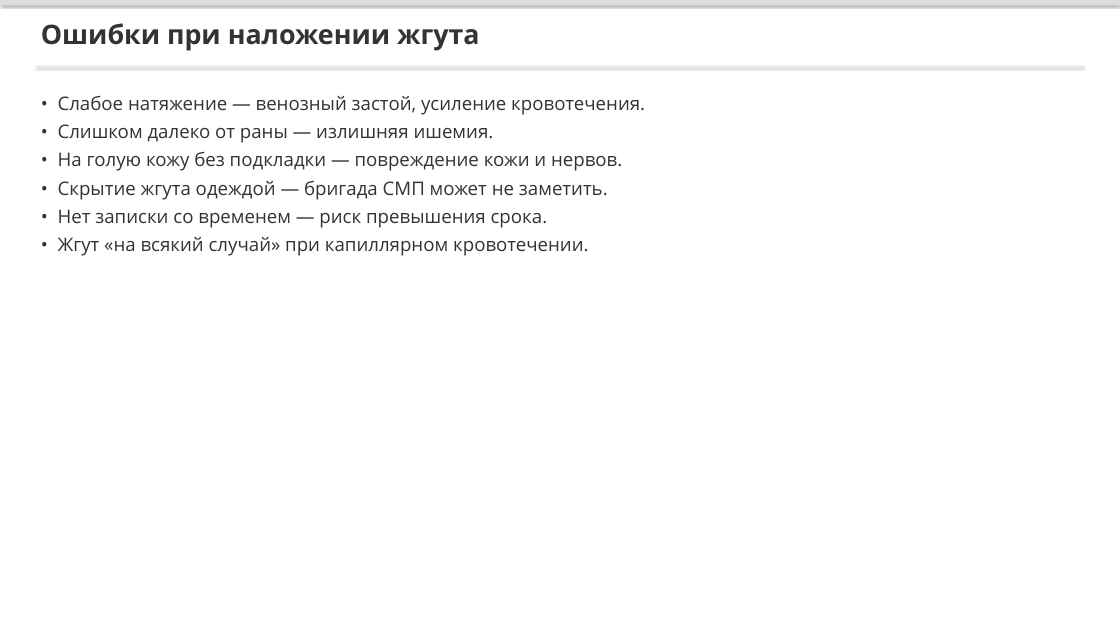
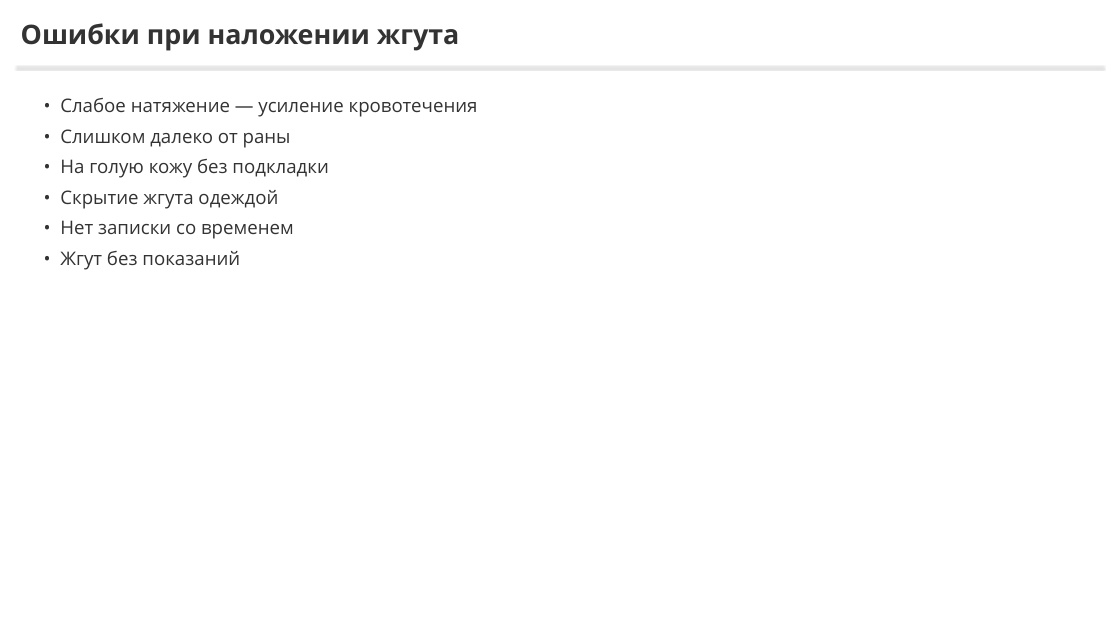
Before and after one commit to lysakalenushka-hash/-, a slide deck: slide 18 of tema2_bleeding/Способы_временной_остановки_кровотечения.pptx (slide 17 before the commit). Drawn at 1120x630 pixels with LibreOffice and Linux fonts; fonts in the diff are those of the drawing. Boxes give left, top, right and bottom in pixels: in the first picture for what was removed or moved away, otherwise in the second. Text is boxed around its words. In the diff, an @@ line names an element or a change of style, - is before the commit and + after.

```diff
--- a/tema2_bleeding/Способы_временной_остановки_кровотечения.pptx
+++ b/tema2_bleeding/Способы_временной_остановки_кровотечения.pptx
@@ rectangle removed at (0,0,1120,5) @@
@@ text "Ошибки при наложении жгута": place and size @@
-text "Ошибки при наложении жгута" at (41,23,480,51)
+text "Ошибки при наложении жгута" at (21,23,460,51)
@@ rectangle: place and size @@
-rectangle at (37,67,1083,68)
+rectangle at (16,67,1103,68)
@@ text at (60,98,478,270): text changed @@
-• Слабое натяжение — венозный застой, усиление кровотечения.
-• Слишком далеко от раны — излишняя ишемия.
-• На голую кожу без подкладки — повреждение кожи и нервов.
-• Скрытие жгута одеждой — бригада СМП может не заметить.
-• Нет записки со временем — риск превышения срока.
-• Жгут «на всякий случай» при капиллярном кровотечении.
+• Слабое натяжение — усиление кровотечения
+• Слишком далеко от раны
+• На голую кожу без подкладки
+• Скрытие жгута одеждой
+• Нет записки со временем
+• Жгут без показаний
```
Also in this commit, not shown: 17 other slides changed, 3 slides added, 3 slides removed, 7 other files.
